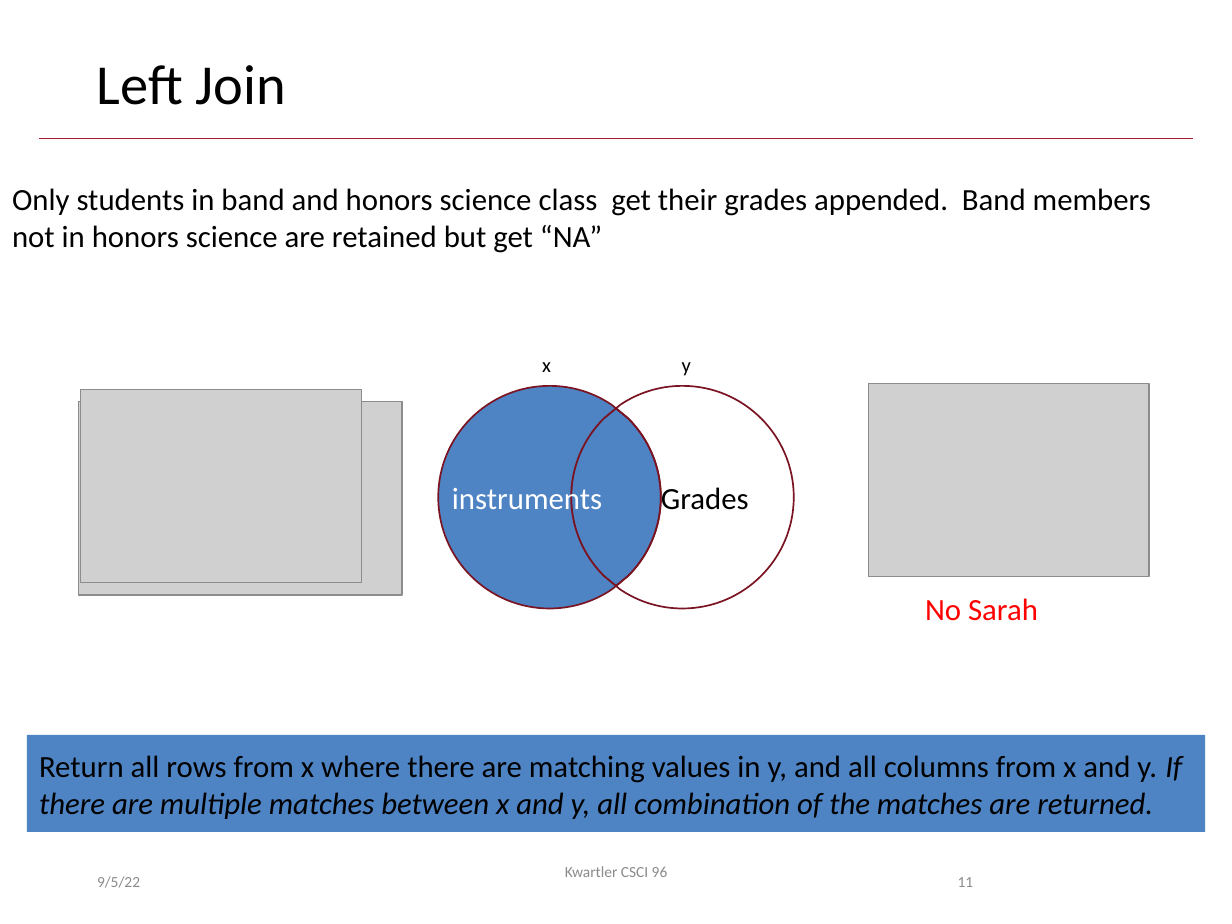
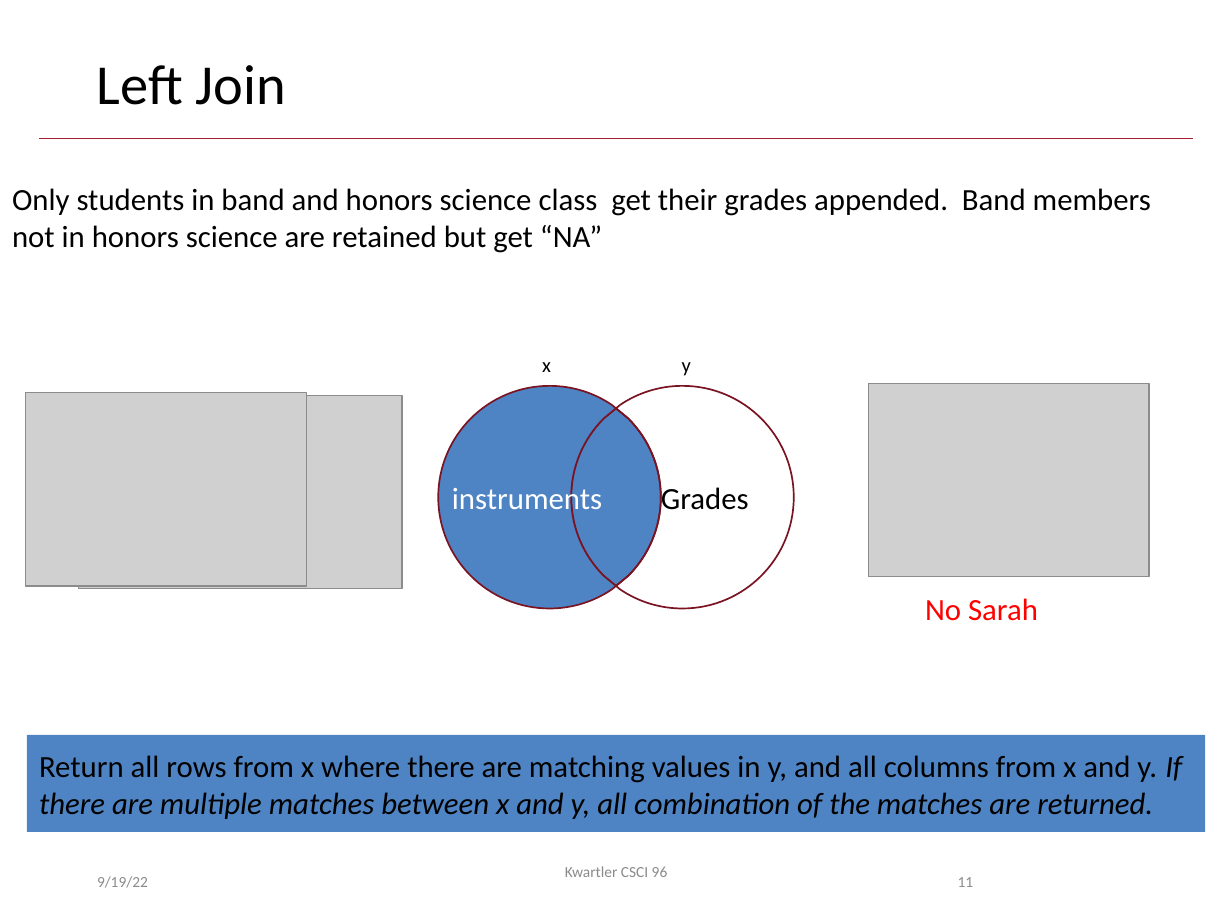
Before and after one commit to kwartler/Harvard_DataMining_Business_Student, a slide deck: slide 11 of Lessons/C_R_practice_Viz_MoreEDA/A_R_Classes_Joins.pptx. Drawn at 1232x924 pixels with LibreOffice and Linux fonts; fonts in the diff are those of the drawing; grey boxes stand for pictures; background and template pictures are left out. Boxes give left, top, right and bottom in pixels: in the first picture for what was removed or moved away, otherwise in the second. Text is boxed around its words. In the diff, an @@ line names an element or a change of style, - is before the commit and + after.

```diff
--- a/Lessons/C_R_practice_Viz_MoreEDA/A_R_Classes_Joins.pptx
+++ b/Lessons/C_R_practice_Viz_MoreEDA/A_R_Classes_Joins.pptx
@@ picture: place and size @@
-picture at bbox=[81, 389, 362, 583]
+picture at bbox=[26, 393, 307, 586]
@@ picture: place and size @@
-picture at bbox=[79, 402, 402, 595]
+picture at bbox=[79, 395, 402, 589]
@@ text at bbox=[97, 876, 148, 888]: text changed @@
-9/5/22
+9/19/22
```
Also in this commit, not shown: 14 other slides changed, 2 other files.
